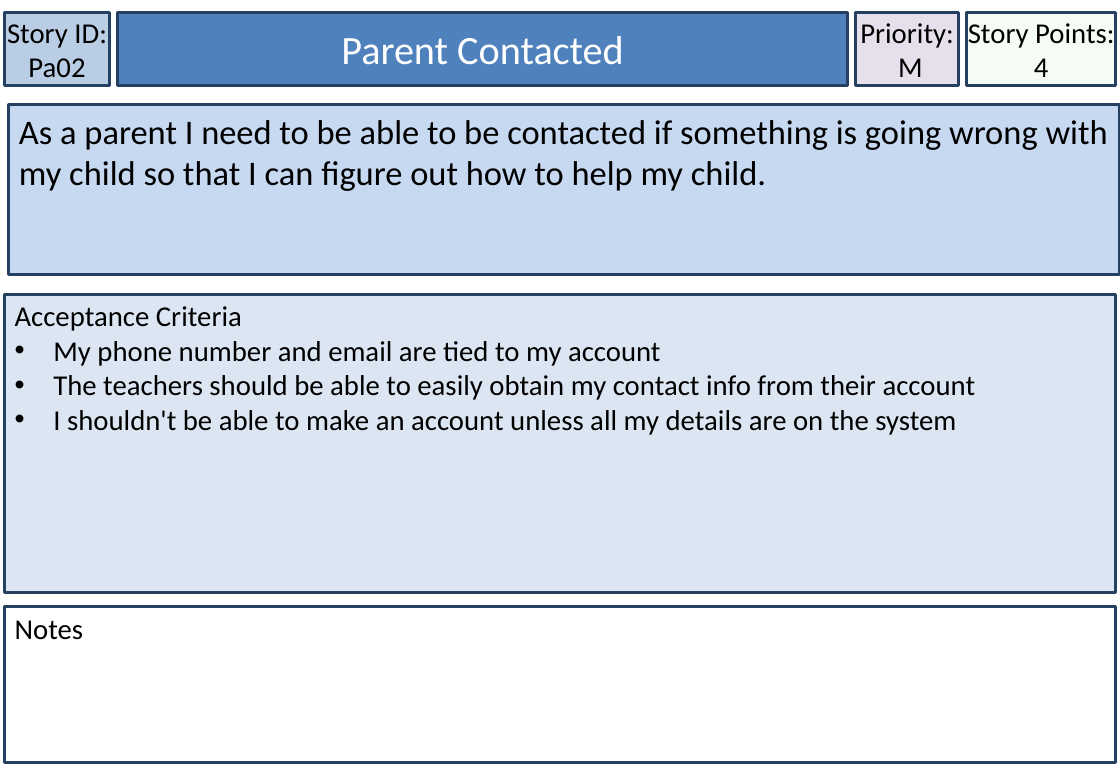
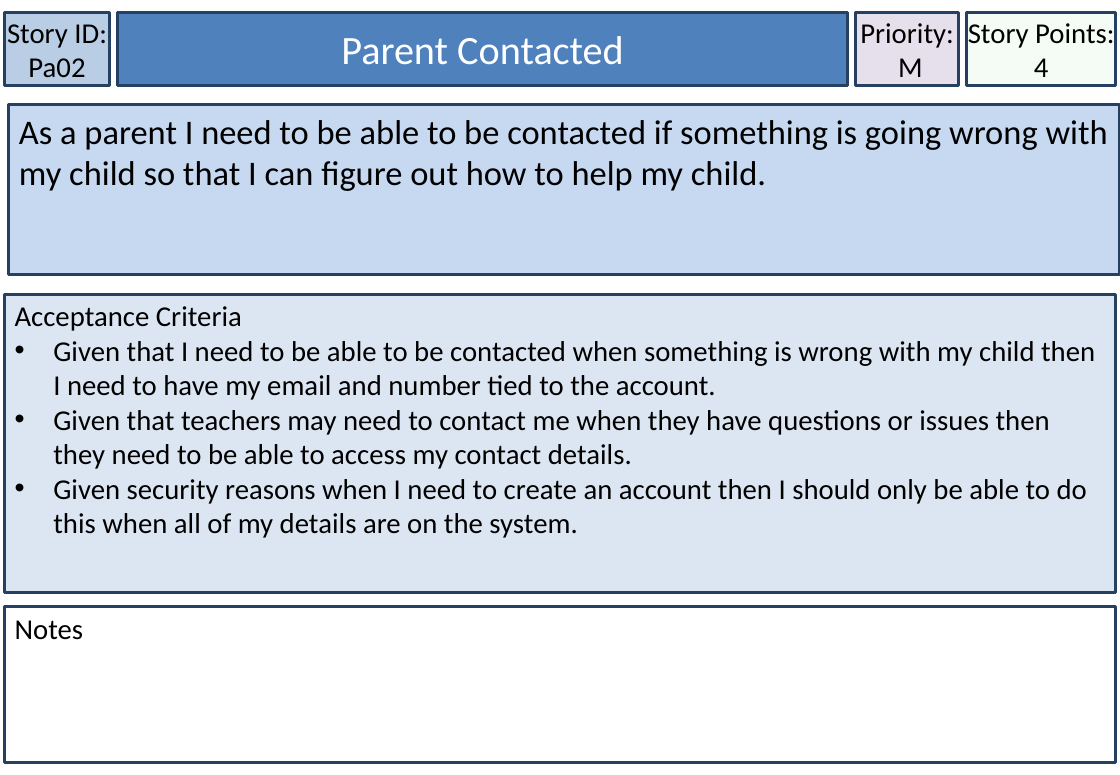
Before and after one commit to MichaelDevenish/IFB299MusicSchool, a slide deck: slide 33 of Documentation/Accpetance Criteria & User Stories/User Stories Final Format.pptx. Drawn at 1120x775 pixels with LibreOffice and Linux fonts; fonts in the diff are those of the drawing. Boxes give left, top, right and bottom in pixels: in the first picture for what was removed or moved away, otherwise in the second. Text is boxed around its words. In the diff, an @@ line names an element or a change of style, - is before the commit and + after.

```diff
--- a/Documentation/Accpetance Criteria & User Stories/User Stories Final Format.pptx
+++ b/Documentation/Accpetance Criteria & User Stories/User Stories Final Format.pptx
@@ text in rectangle at box(53, 341, 1095, 538): text changed @@
-• My phone number and email are tied to my account
-• The teachers should be able to easily obtain my contact info from their account
-• I shouldn't be able to make an account unless all my details are on the system
+• Given that I need to be able to be contacted when something is wrong with my child then I need to have my email and number tied to the account.
+• Given that teachers may need to contact me when they have questions or issues then they need to be able to access my contact details.
+• Given security reasons when I need to create an account then I should only be able to do this when all of my details are on the system.
```
Also in this commit, not shown: 18 other slides changed, 1 other file.
